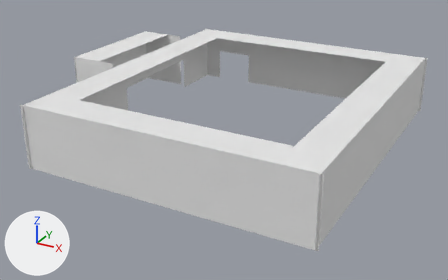
Renders of the OBJ model TheRoom/assets/decal_wall.obj from each side of a commit.
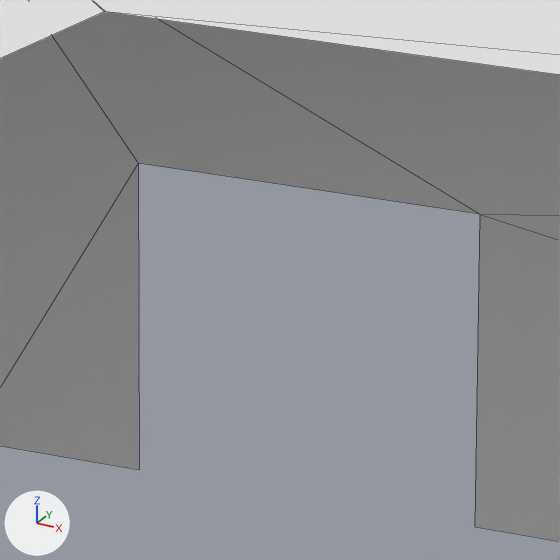
Old and new are each drawn whole from a camera (50 mm lens) standing at (55.1, -113.9, 65.5) and looking at (-3.8, -6.8, 12.0) and again close up on the part from 46% to 57% of the width and 13% to 30% of the height. The lights are fixed; the arrows at lower left show +X, +Y and +Z. The close-ups show mesh edges as thin lines. Where no turn or scale is listed for an object, it has been applied to the vertices.

In view in the first close-up: 'decal_wall'.
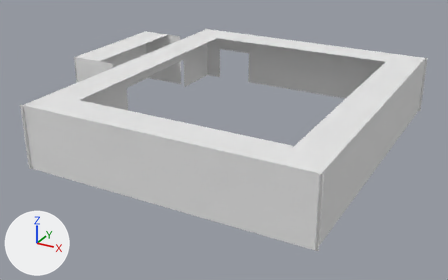
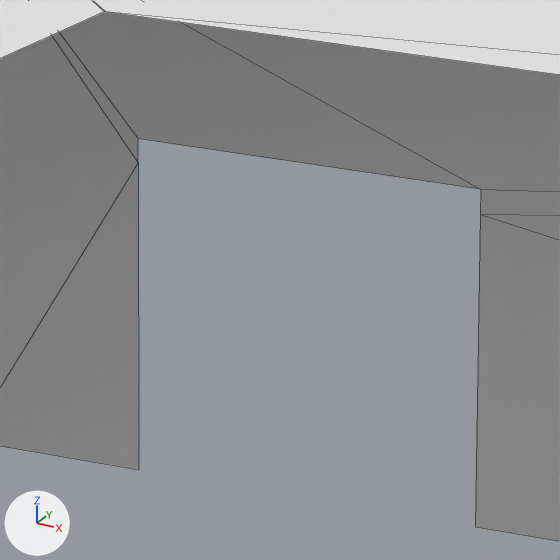
Pixel boxes [x1, y1, x2, y2] of what changed, in the close-ups (560 x 560 px):
part 1 of me_decal_wall, built on
    both: [52, 12, 560, 215]

What changed in the scene script:
```text
Change me_decal_wall:
    where me_decal_wall.from_pydata(...)  # 59 vertices, 35 faces; spans x -41.8..29.5, y -38.4..29.5, z 12.7..25.6
    used by ob_decal_wall; location = (0.0, 0.0, 0.0)
    verts and faces of me_decal_wall; kept vertices keep their numbers, new ones are numbered from 59
    before: 4 (-16.1, 29.1, 20.0) at pixel (479, 214), 7 (29.5, 29.1, 25.6), 8 (-29.5, 29.1, 25.6), 9 (-24.8, 29.1, 20.0) at pixel (138, 163)
    me_decal_wall part 1
    add delete_faces([(4, 7, 8), (4, 8, 9)])
    add verts[59] = (-16.0, 29.1, 20.6)  # pixel (480, 189)
    add verts[60] = (-24.9, 29.1, 20.6)  # pixel (138, 138)
    add faces += [(4, 7, 59), (7, 8, 59), (8, 9, 60), (8, 60, 59)]
```
